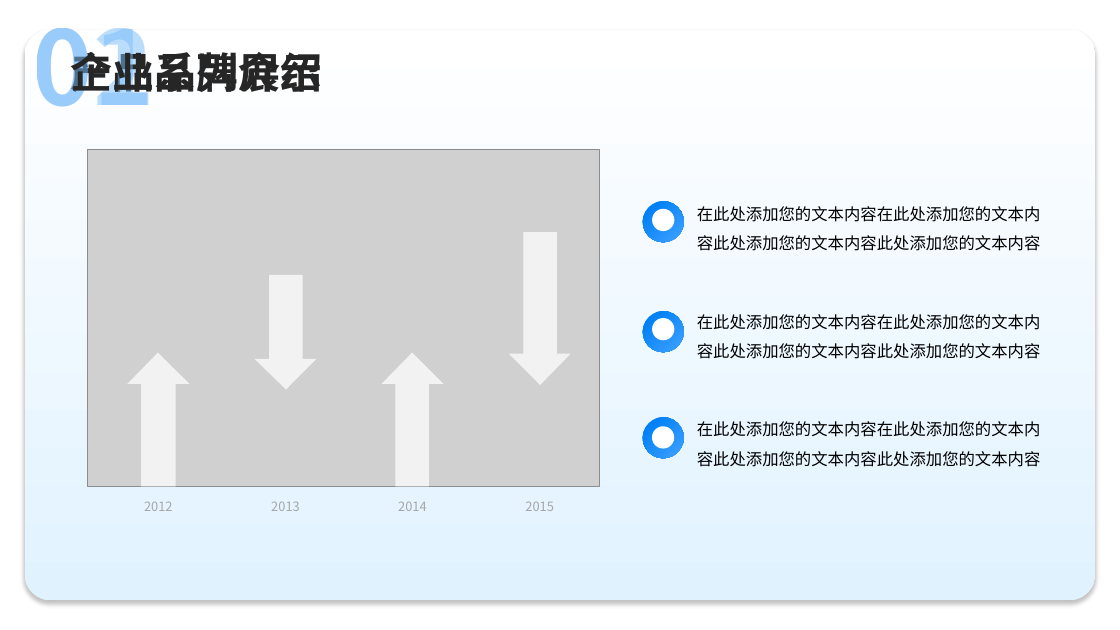
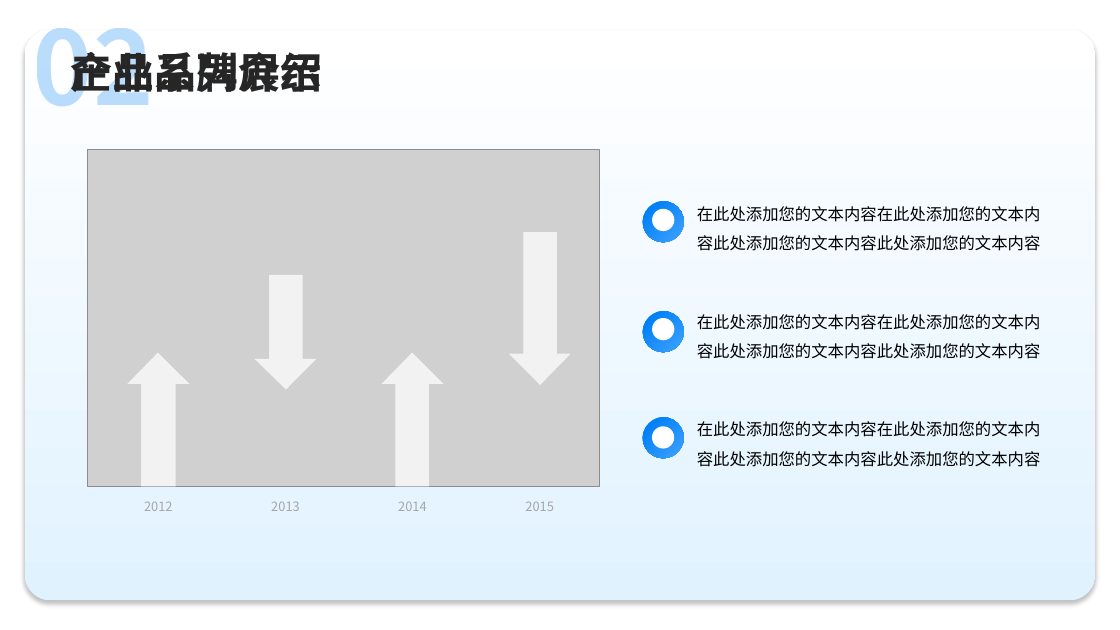
Before and after one commit to Anionex/PPTAgent, a slide deck: slide 11 of pptagent/templates/brand/source.pptx. Drawn at 1120x630 pixels with LibreOffice and Linux fonts; fonts in the diff are those of the drawing; grey boxes stand for pictures; background and template pictures are left out. Boxes give left, top, right and bottom in pixels: in the first picture for what was removed or moved away, otherwise in the second. Text is boxed around its words. In the diff, an @@ line names an element or a change of style, - is before the commit and + after.

```diff
--- a/pptagent/templates/brand/source.pptx
+++ b/pptagent/templates/brand/source.pptx
@@ text removed at (33,28,154,107) @@
-02
@@ text removed at (33,28,154,107) @@
-01
@@ text added at (33,28,154,106), 88 pt, text none, bold @@
+02
```
Also in this commit, not shown: 19 other slides changed, 46 other files.
